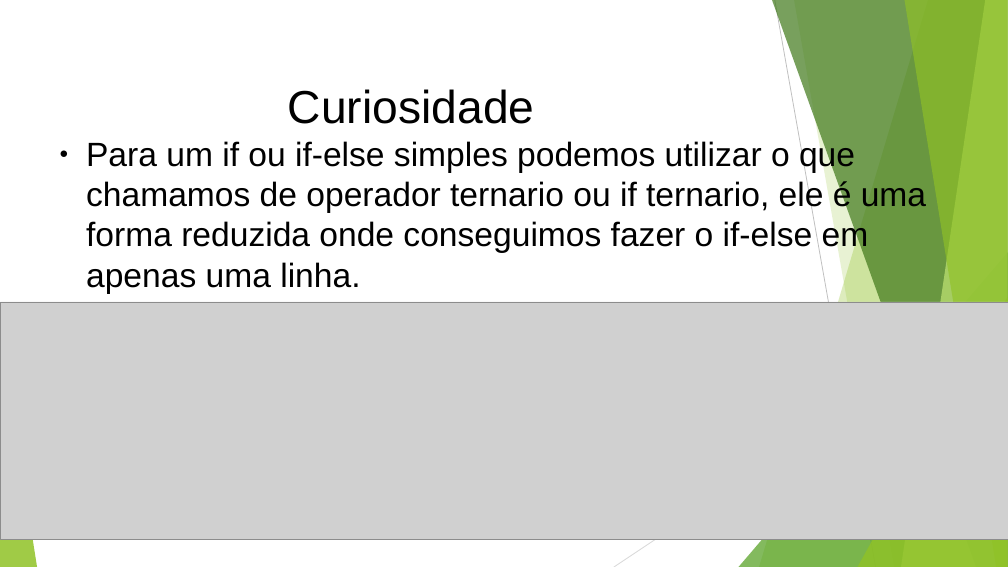
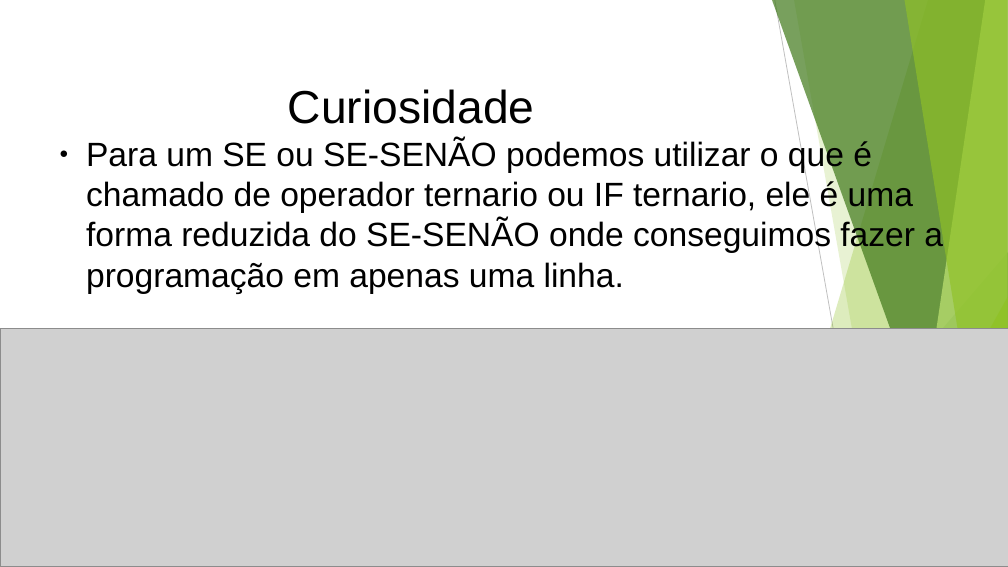
Before and after one commit to profdouglasifsp/LOG-estruturasDeDecisao, a slide deck: slide 21 of logicaDeProgramacaoEstruturasDeDecisao.odp (slide 20 before the commit). Drawn at 1008x567 pixels with LibreOffice and Linux fonts; fonts in the diff are those of the drawing; grey boxes stand for pictures. Boxes give left, top, right and bottom in pixels: in the first picture for what was removed or moved away, otherwise in the second. Text is boxed around its words. In the diff, an @@ line names an element or a change of style, - is before the commit and + after.

```diff
--- a/logicaDeProgramacaoEstruturasDeDecisao.odp
+++ b/logicaDeProgramacaoEstruturasDeDecisao.odp
@@ text at <box>86,139,943,294</box>: text changed @@
-● Para um if ou if-else simples podemos utilizar o que chamamos de operador ternario ou if ternario, ele é uma forma reduzida onde conseguimos fazer o if-else em apenas uma linha.
+● Para um SE ou SE-SENÃO podemos utilizar o que é chamado de operador ternario ou IF ternario, ele é uma forma reduzida do SE-SENÃO onde conseguimos fazer a programação em apenas uma linha.
@@ picture: place and size @@
-picture at <box>1,302,1008,539</box>
+picture at <box>1,329,1008,566</box>
```
Also in this commit, not shown: 7 other slides changed, 1 slide added, 3 other files.
